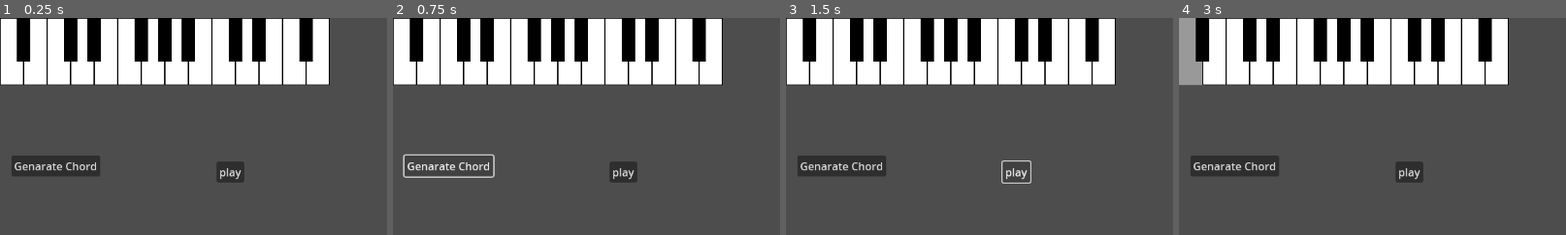
Above: before the commit, frames 1-4 (left to right).
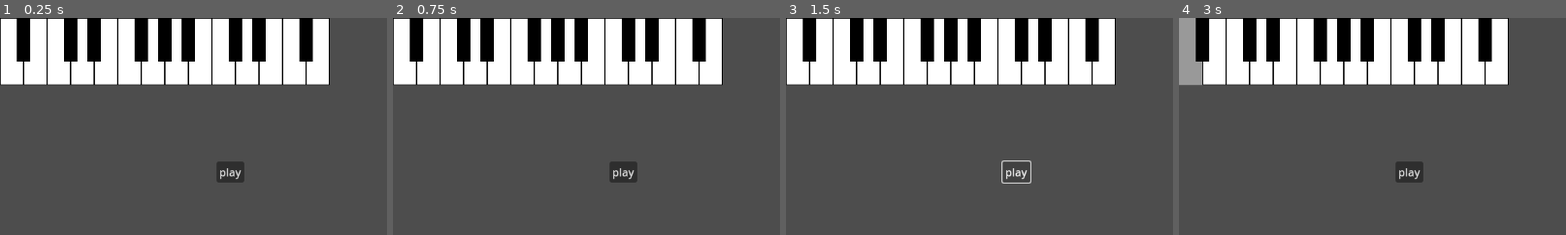
Above: after the commit, the same moments.

Repository: mjXmsdgh/godot_piano
Game: Godot game, scene res://scenes/generator.tscn
Same seed, same stepped clock (60 frames per second), same inputs: the game is played once before the commit and once after it. This scene is started directly instead of the project's main scene.
Inputs (mouse positions are % of the whole screen's width and height, from its top left):
- Up to frame 1 (0.25 s): no input
- Up to frame 2 (0.75 s): click (7, 34) at 0.5 s, where only the run before the commit has a clickable "Genarate Chord"
- Up to frame 3 (1.5 s): click "play" at 1.25 s
- Up to frame 4 (3 s): click "play" at 2 s; click (2, 8) at 2.77 s
The pictures show only the part of the screen within x 0-50%, y 0-50%; the shares and areas given below are measured in that part.

The runs differ from the first frame. In frame 1, 2.0% of the frame differs, in the area x 3-26%, y 63-73%; in frame 2, 0.9%; in frame 3, 2.0%; in frame 4, 2.0%.
Error before the commit: Attempt to call function 'generate_chord' in base 'null instance' on a null instance. (res://scripts/chord_generator.gd:19)

Commit message:
Refactor chord generation logic in generator scene
Removed the 'Generate_Button' node and its signal connection from the generator scene. Refactored chord_generator.gd to consolidate chord generation into a single generate_chord function, improving clarity and maintainability.

Diff:
--- a/godot_piano/scenes/generator.tscn
+++ b/godot_piano/scenes/generator.tscn
@@ -24,13 +24,6 @@
 [node name="chord_genarator" type="Node2D" parent="."]
 script = ExtResource("2_xvckv")
 
-[node name="Generate_Button" type="Button" parent="chord_genarator"]
-offset_left = 17.0
-offset_top = 205.0
-offset_right = 149.0
-offset_bottom = 236.0
-text = "Genarate Chord"
-
 [node name="generate_chord" type="Node2D" parent="chord_genarator"]
 script = ExtResource("2_k5p4r")
 
@@ -38,4 +31,3 @@
 script = ExtResource("3_o7x4h")
 
 [connection signal="pressed" from="play_chord" to="." method="_on_play_chord_pressed"]
-[connection signal="pressed" from="chord_genarator/Generate_Button" to="chord_genarator" method="_on_generate_pressed"]
--- a/godot_piano/scripts/chord_generator.gd
+++ b/godot_piano/scripts/chord_generator.gd
@@ -3,29 +3,25 @@
 
 # Called when the node enters the scene tree for the first time.
 func _ready() -> void:
-	pass # Replace with function body.
 
+	# test
+	#var chords: Array[String] = generate_chord("C", 4)
+	pass
 
 # Called every frame. 'delta' is the elapsed time since the previous frame.
 func _process(delta: float) -> void:
 	pass
 
+func generate_chord(target_key: String, target_number: int) -> Array[String]:
 
-func get_chord_progression():
 	# コードジェネレーターのノードを取得
-	var chord_generator = get_node_or_null("./generator")
+	var chord_logic_node=get_node_or_null("./generate_chord")
 
-	# コード進行を生成し、結果を取得
-	chord_generator.generate_chord()
-	var generated_chord_progression: Array[String] = chord_generator.generated_chords
+	chord_logic_node.set_target_key(target_key)
+	chord_logic_node.set_target_number(target_number)
+	chord_logic_node.generate_chord()
 
-	return generated_chord_progression
+	var generated_chords: Array[String] = chord_logic_node.generated_chords
 
-
-
-
-func _on_generate_pressed():
-
-	var generated_chord_progression = get_chord_progression()
-
-	print(generated_chord_progression)
+	print("Generated Chords: ", generated_chords)
+	return generated_chords
